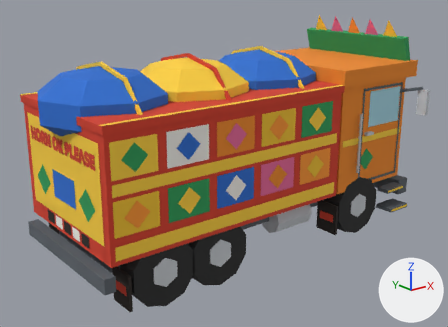
The glTF model assets/models/truck.glb: old version first, new version second.
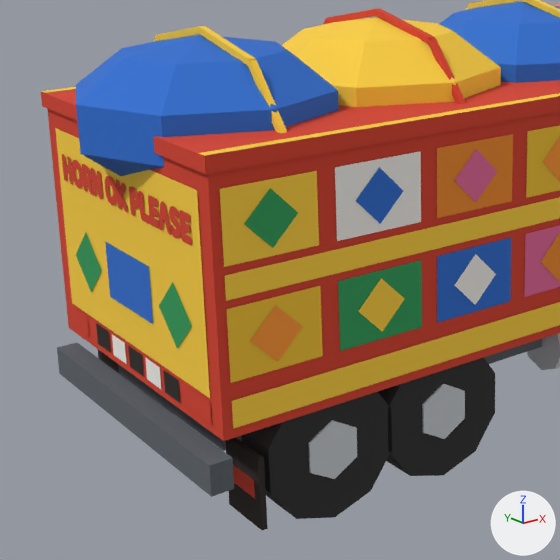
There are two pictures of each version: one whole from a 50 mm lens placed at (-4.65, -5.64, 3.27), pointed at (-0.16, -0.02, 1.03), one close up on the part from 0% to 62% of the width and 15% to 100% of the height. Lighting does not change. The marker at lower right points along +X, +Y and +Z. The older version's two pictures come first. Vertices at exactly the same position are counted once.

Before the edit, the objects in view are built like this:
```python
me_truck = bpy.data.meshes.new('truck')
me_truck.from_pydata(...)  # 1512 vertices, 1770 faces; spans x -2.4..2.33, y -1.17..1.17, z 0.0..2.65
me_truck.materials.append(mat_palette)  # picture img_palette
ob_truck = bpy.data.objects.new('truck', me_truck)
ob_truck.location = (0.0, 0.0, 0.0)
```
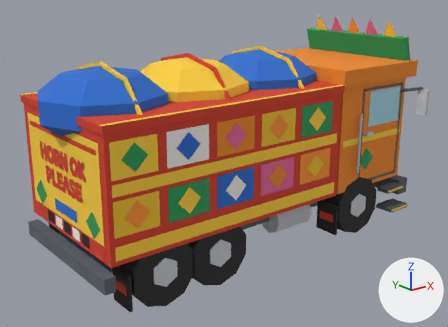
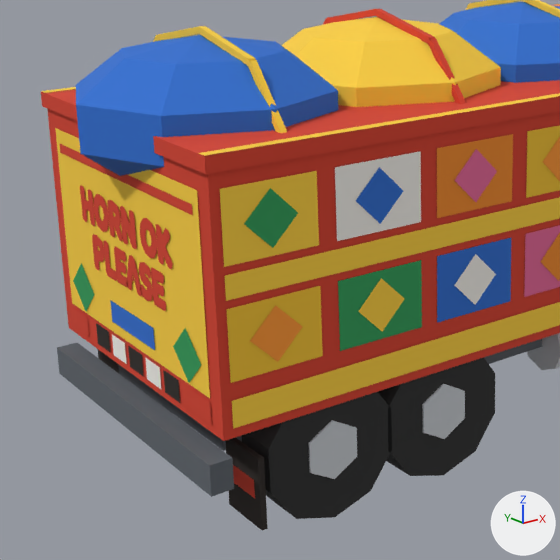
What differs and where, as boxes (x1, y1, x2, y2) in the close-ups (560 x 560 px; the box of a moved part takes in the faces that stretch with it):
part 1 of me_truck, moved or reshaped
    before: (105, 176, 117, 205)
    after: (140, 218, 157, 258)
part 2 of me_truck, moved or reshaped
    before: (72, 160, 83, 188)
    after: (94, 194, 109, 232)
part 3 of me_truck, moved or reshaped
    before: (148, 195, 160, 228)
    after: (151, 268, 166, 311)
part 4 of me_truck, moved or reshaped
    before: (169, 206, 181, 238)
    after: (139, 262, 153, 301)
part 5 of me_truck, added
    after: (127, 255, 142, 296)
part 6 of me_truck, moved or reshaped
    before: (179, 210, 192, 245)
    after: (114, 247, 128, 287)
part 7 of me_truck, moved or reshaped
    before: (139, 191, 150, 224)
    after: (103, 241, 117, 281)
part 8 of me_truck, moved or reshaped
    before: (129, 186, 140, 216)
    after: (92, 234, 105, 270)
part 9 of me_truck, deleted
    before: (91, 168, 103, 199)
part 10 of me_truck, deleted
    before: (62, 154, 73, 184)
part 11 of me_truck, deleted (green)
    before: (159, 282, 192, 349)
part 12 of me_truck, deleted (green)
    before: (76, 233, 102, 292)
part 13 of me_truck, deleted (blue)
    before: (105, 242, 153, 324)
part 14 of me_truck, moved or reshaped
    before: (82, 164, 172, 235)
    after: (60, 144, 201, 382)

Patch to the scene script:
```diff
--- a/assets/models/truck.glb.py
+++ b/assets/models/truck.glb.py
@@ me_truck @@
 # used by ob_truck; location = (0.0, 0.0, 0.0)
-me_truck.from_pydata(...)  # 1512 vertices, 1770 faces; spans x -2.4..2.33, y -1.17..1.17, z 0.0..2.65
+me_truck.from_pydata(...)  # 1516 vertices, 1773 faces; spans x -2.4..2.33, y -1.17..1.17, z 0.0..2.65
+# me_truck part 1: the loose piece of 20 vertices spanning x -2.21, y 0.05..0.19, z 1.52..1.68 is scaled about its middle by (1, 1.31, 1.31), then moved by (0.0, -0.4, -0.15)
+# me_truck part 2: the loose piece of 20 vertices spanning x -2.21, y 0.47..0.61, z 1.52..1.68 is scaled about its middle by (1, 1.31, 1.31), then moved by (0.0, -0.27, -0.15)
+# me_truck part 3: the loose piece of 45 vertices spanning x -2.21, y -0.41..-0.3, z 1.53..1.67 is scaled about its middle by (1, 1.31, 1.31), then moved by (0.0, 0.01, -0.39)
+# me_truck part 4: the loose piece of 34 vertices spanning x -2.21, y -0.63..-0.51, z 1.52..1.68 is scaled about its middle by (1, 1.31, 1.31), then moved by (0.0, 0.36, -0.39)
+# me_truck part 5: the loose piece of 46 vertices spanning x -2.21, y -0.53..-0.4, z 1.52..1.67 is copied, and the copy is scaled about its middle by (1, 1.31, 1.31), then moved by (0.0, 0.4, -0.39); it spans x -2.21, y -0.15..0.02, z 1.11..1.31
+# me_truck part 6: the loose piece of 45 vertices spanning x -2.21, y -0.73..-0.62, z 1.53..1.67 is scaled about its middle by (1, 1.31, 1.31), then moved by (0.0, 0.75, -0.39)
+# me_truck part 7: the loose piece of 24 vertices spanning x -2.21, y -0.31..-0.21, z 1.53..1.67 is scaled about its middle by (1, 1.31, 1.31), then moved by (0.0, 0.46, -0.39)
+# me_truck part 8: the loose piece of 28 vertices spanning x -2.21, y -0.21..-0.1, z 1.53..1.68 is scaled about its middle by (1, 1.31, 1.31), then moved by (0.0, 0.49, -0.39)
+# me_truck part 9: the loose piece of 41 vertices spanning x -2.21, y 0.23..0.35, z 1.52..1.68 is deleted
+# me_truck part 10: the loose piece of 38 vertices spanning x -2.21, y 0.61..0.73, z 1.53..1.67 is deleted
+# me_truck part 11: the loose piece of 4 vertices spanning x -2.21, y -0.67..-0.33, z 0.95..1.29 is deleted
+# me_truck part 12: the loose piece of 4 vertices spanning x -2.21, y 0.33..0.67, z 0.95..1.29 is deleted
+# me_truck part 13: the loose piece of 4 vertices spanning x -2.21, y -0.25..0.25, z 1.0..1.3 is deleted
+# me_truck part 14: 9 vertices moved from x -2.21, y -0.52..0.47, z 1.52..1.57 to x -2.21, y -0.5..0.49, z 1.48..1.55; 118 vertices removed from x -2.21, y -0.53..0.47, z 1.52..1.68; 167 vertices added at x -2.21, y -0.75..0.75, z 0.81..1.73
 me_truck.materials.append(mat_palette)
```
